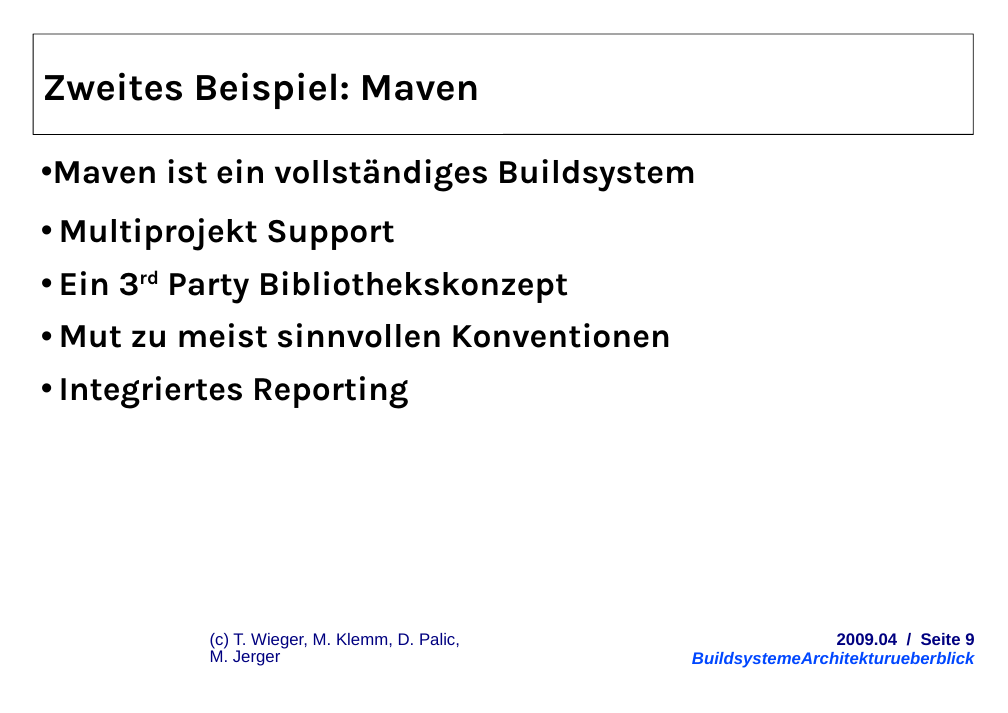
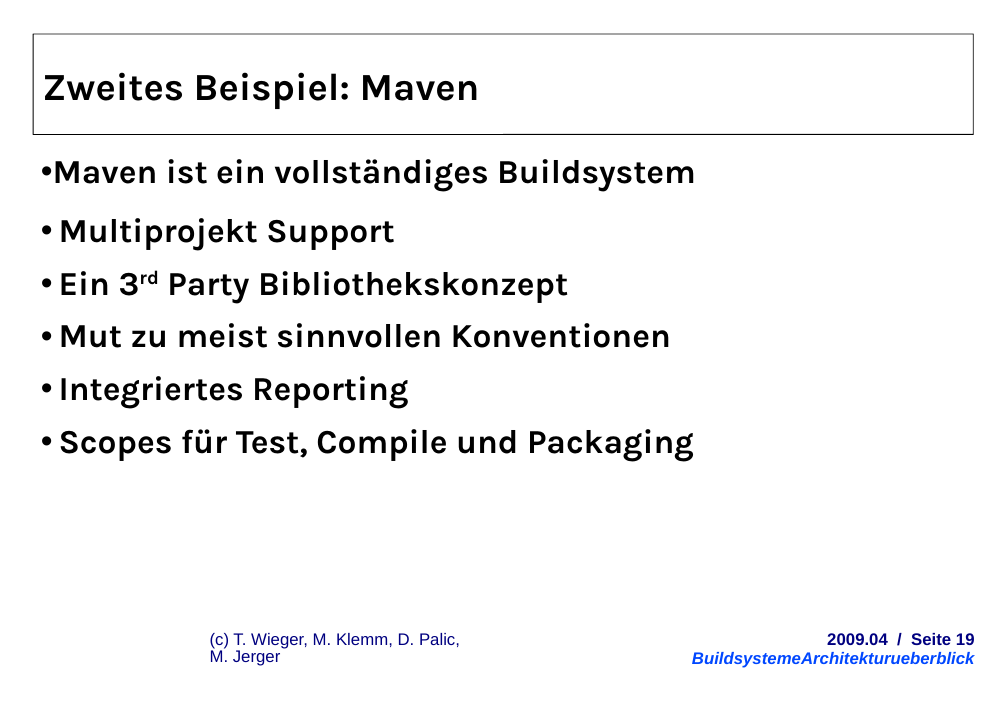
Before and after one commit to herrwieger/experttrainingbuildsystems, a slide deck: slide 19 of praesentationen/BuildsystemeArchitekturueberblick.odp (slide 9 before the commit). Drawn at 1008x713 pixels with LibreOffice and Linux fonts; fonts in the diff are those of the drawing; background and template pictures are left out. Boxes give left, top, right and bottom in pixels: in the first picture for what was removed or moved away, otherwise in the second. Text is boxed around its words. In the diff, an @@ line names an element or a change of style, - is before the commit and + after.

```diff
--- a/praesentationen/BuildsystemeArchitekturueberblick.odp
+++ b/praesentationen/BuildsystemeArchitekturueberblick.odp
@@ text at (59,429,694,462): paragraph added @@
+  • Scopes für Test, Compile und Packaging
@@ text at (827,633,975,645): text changed @@
-2009.04 / Seite 9
+2009.04 / Seite 19
```
Also in this commit, not shown: 5 other slides changed, 14 slides added, 4 slides removed, 9 other files.
